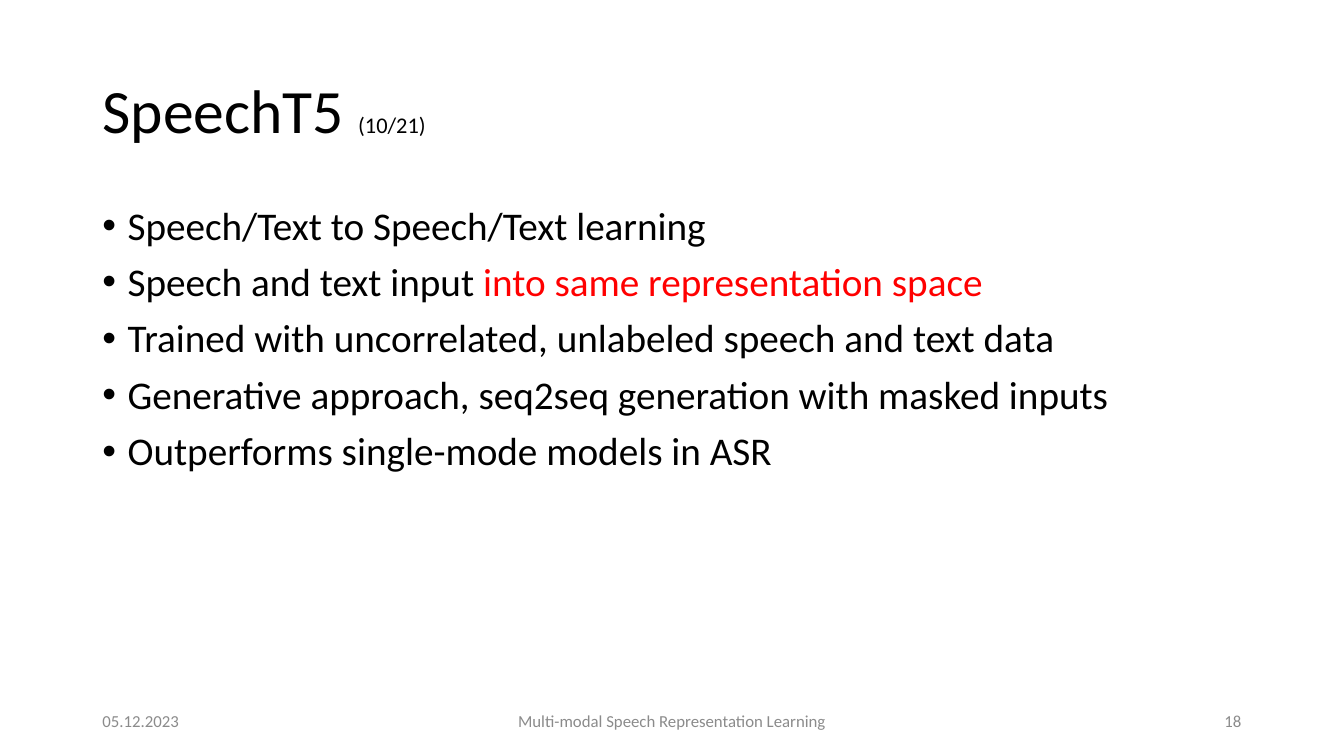
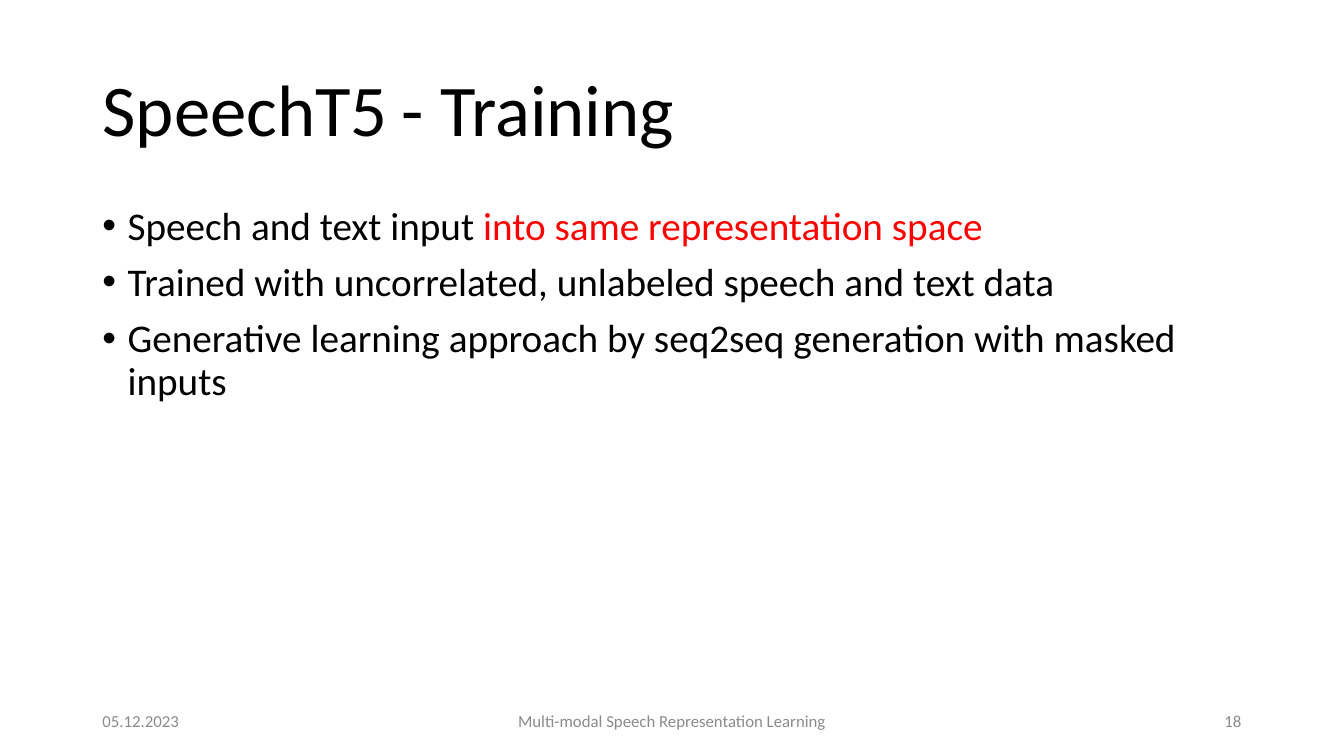
Before and after one commit to carlos-schmidt/nn-seminar, a slide deck: slide 18 of presentation.pptx. Drawn at 1344x756 pixels with LibreOffice and Linux fonts; fonts in the diff are those of the drawing. Boxes give left, top, right and bottom in pixels: in the first picture for what was removed or moved away, otherwise in the second. Text is boxed around its words. In the diff, an @@ line names an element or a change of style, - is before the commit and + after.

```diff
--- a/presentation.pptx
+++ b/presentation.pptx
@@ title at (x1=102, y1=85, x2=674, y2=149): text changed; size 44 to 52 pt @@
-SpeechT5 (10/21)
+SpeechT5 - Training
@@ text at (x1=128, y1=212, x2=705, y2=247): paragraph removed @@
-• Speech/Text to Speech/Text learning
@@ text at (x1=128, y1=324, x2=1176, y2=402): text changed @@
-• Generative approach, seq2seq generation with masked inputs
-• Outperforms single-mode models in ASR
+• Generative learning approach by seq2seq generation with masked inputs
```
Also in this commit, not shown: 8 other slides changed, 4 slides added, 1 other file.
